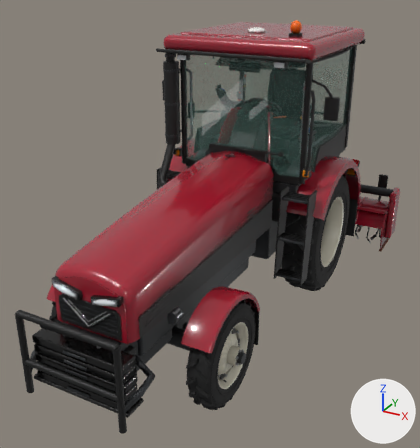
A saved change to the glTF model tools/tractor/tractor_yt.glb.
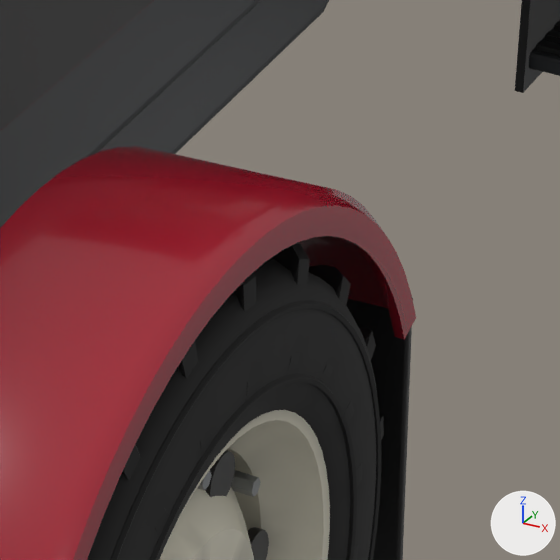
The first picture shows the older version from a 50 mm camera at (2.4, -5.52, 3.2) aimed at (-0.11, -0.96, 0.92). The close-ups show the older and then the newer version on the part from 48% to 67% of the width and 59% to 76% of the height of that picture. Only the edits that show in the close-ups are written down. Every picture has the same lights, and +X, +Y and +Z are marked at lower right. Where no turn or scale is listed for an object, it has been applied to the vertices. Vertices at exactly the same position are counted once.

The first close-up shows 'Body', 'SteerFL', 'WheelFL'.
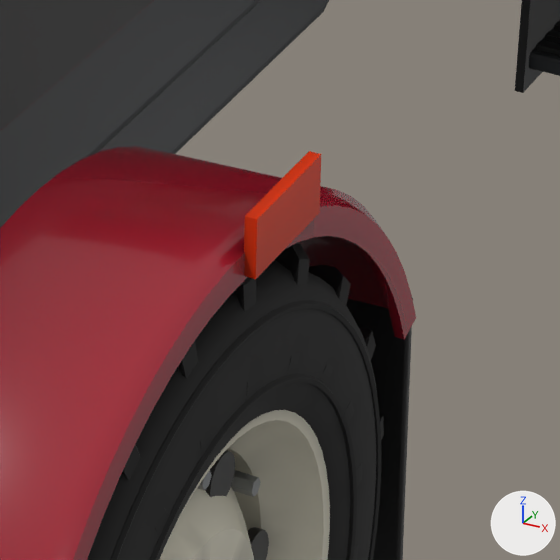
What differs and where, as boxes (x1, y1, x2, y2) in the close-ups (560 x 560 px):
part 1 of me_steerfl, added (red)
    after: (244, 151, 321, 279)
part 2 of me_steerfl, recoloured
    both: (151, 176, 323, 280)

The change in detail:
me_steerfl is used by ob_steerfl; location (0.56, -2.15, 0.445).
me_steerfl had 466 vertices, 892 faces and spanned x -0.06..0.205, y -0.414..0.477, z -0.195..0.505.
me_steerfl now has 478 vertices, 912 faces and spans x -0.06..0.218, y -0.414..0.477, z -0.195..0.532.
Part 1, on me_steerfl:
6 vertices are added at (0.204, 0.013, 0.462), (0.204, 0.013, 0.532), (0.204, 0.163, 0.462), (0.204, 0.163, 0.532), (0.204, 0.088, 0.462), (0.204, 0.088, 0.532).
6 new vertices lie (0.014, 0.0, 0.0) away from vertices in x 0.204, y 0.013..0.163, z 0.462..0.532.
20 new faces join them, mat_reflector.
me_steerfl part 2: 38 kept faces spanning x -0.035..0.205, y -0.071..0.233, z 0.42..0.505 get new vertex colours.
me_steerfl gains material mat_reflector.
